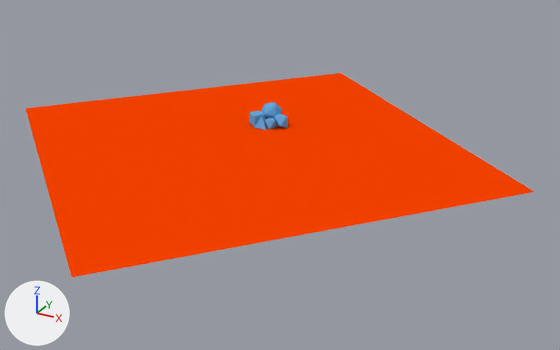
The Blender file assetssrc/dice.blend: old version first, new version second.
Before and after are seen from a 50 mm camera at (31.6, -55.7, 23.1) aimed at (3.7, -5.1, -2.1). Arrows for +X, +Y and +Z are at lower left; the lights stay in place.

In view in the first picture: 'D10.001', 'D20.001', 'D4.001', 'D6.001', 'D8.001', 'Plane.001'.
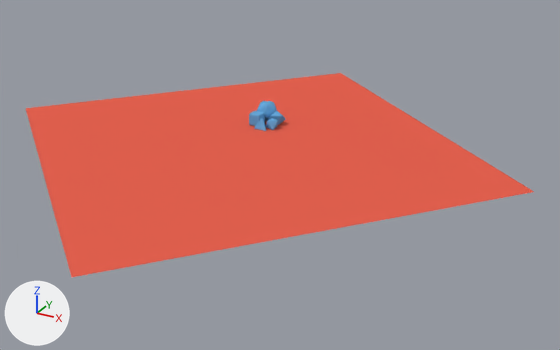
Scene script edits in JSON lines:
```json
{"op": "set", "path": "mat_iconbg.base_color", "old": "(0.95, 0.057, 0.0)", "new": "(0.8, 0.123, 0.08)", "note": "orange #f94400 -> red #e76250"}
{"op": "set", "path": "ob_d6_001.rotation_euler", "old": "(-1.571, -3.142, 2.619)", "new": "(-1.571, -3.142, 1.571)", "note": "degrees (-90, -180, 150) -> degrees (-90, -180, 90)"}
{"op": "add", "block": "ob_d10_001", "code": "ob_d10_001.parent = ob_empty_002"}
{"op": "add", "block": "ob_d10_001", "code": "ob_d10_001.matrix_parent_inverse = Matrix(((1.0, 0.0, 0.0, -1.27), (0.0, 0.77, -0.638, 0.509), (0.0, 0.638, 0.77, -0.297), (0.0, 0.0, 0.0, 1.0)))"}
{"op": "set", "path": "ob_d10_001.location", "old": "(1.178, -0.173, 0.507)", "new": "(1.269, -0.202, 0.552)"}
{"op": "set", "path": "ob_d10_001.rotation_euler", "old": "(5.52, 0.223, -7.48)", "new": "(-0.453, 3.684, 2.327)", "note": "degrees (316, 13, 291) -> degrees (-26, 211, 133)"}
{"op": "set", "path": "ob_d8_001.rotation_euler", "old": "(2.388, -2.542, 2.794)", "new": "(0.615, 0.524, 2.526)", "note": "degrees (137, -146, 160) -> degrees (35, 30, 145)"}
{"op": "set", "path": "ob_d4_001.location", "old": "(-0.16, -1.24, 0.27)", "new": "(-0.06, -1.41, 0.27)"}
{"op": "add", "block": "ob_d20_001", "code": "ob_d20_001.parent = ob_empty_003"}
{"op": "add", "block": "ob_d20_001", "code": "ob_d20_001.matrix_parent_inverse = Matrix(((1.0, 0.0, 0.0, 0.635), (0.0, 1.0, 0.0, -0.518), (0.0, 0.0, 1.0, -0.829), (0.0, 0.0, 0.0, 1.0)))"}
{"op": "set", "path": "ob_d20_001.location", "old": "(-0.246, 0.549, 0.829)", "new": "(-0.635, 0.519, 0.829)"}
{"op": "add", "block": "ob_empty_003", "code": ["ob_empty_003 = bpy.data.objects.new('Empty.003', None)", "ob_empty_003.location = (-0.77, 0.716, 0.829)", "ob_empty_003.rotation_euler = (0.0, 0.0, -0.622)  # degrees (0, 0, -36)"]}
{"op": "add", "block": "ob_empty_002", "code": ["ob_empty_002 = bpy.data.objects.new('Empty.002', None)", "ob_empty_002.location = (0.528, 0.142, 0.553)", "ob_empty_002.rotation_euler = (2.551, -0.385, -0.0366)  # degrees (146, -22, -2.1)"]}
```

What differs and where, as boxes [x1, y1, x2, y2] in the pictures (560 x 350 px):
```json
{"object": "Plane.001", "change": "recoloured", "before": [26, 73, 534, 277], "after": [26, 73, 534, 277], "on screen": "orange to red"}
{"object": "D20.001", "change": "moved", "before": [261, 102, 282, 120], "after": [257, 101, 277, 121]}
{"object": "D10.001", "change": "moved, turned", "before": [275, 114, 288, 128], "after": [268, 111, 286, 125]}
{"object": "D6.001", "change": "turned", "before": [249, 111, 265, 126], "after": [249, 111, 265, 126]}
{"object": "D8.001", "change": "turned", "before": [265, 117, 277, 129], "after": [266, 118, 278, 130]}
{"object": "D4.001", "change": "moved", "before": [254, 117, 266, 130], "after": [254, 118, 266, 131]}
```
